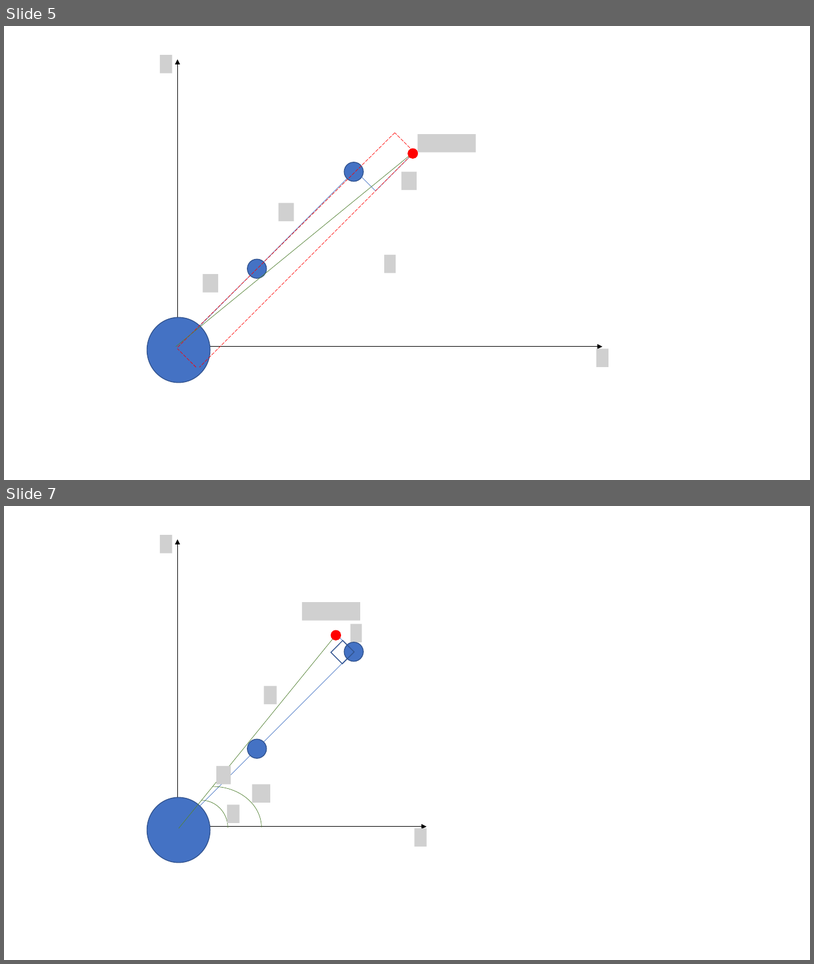
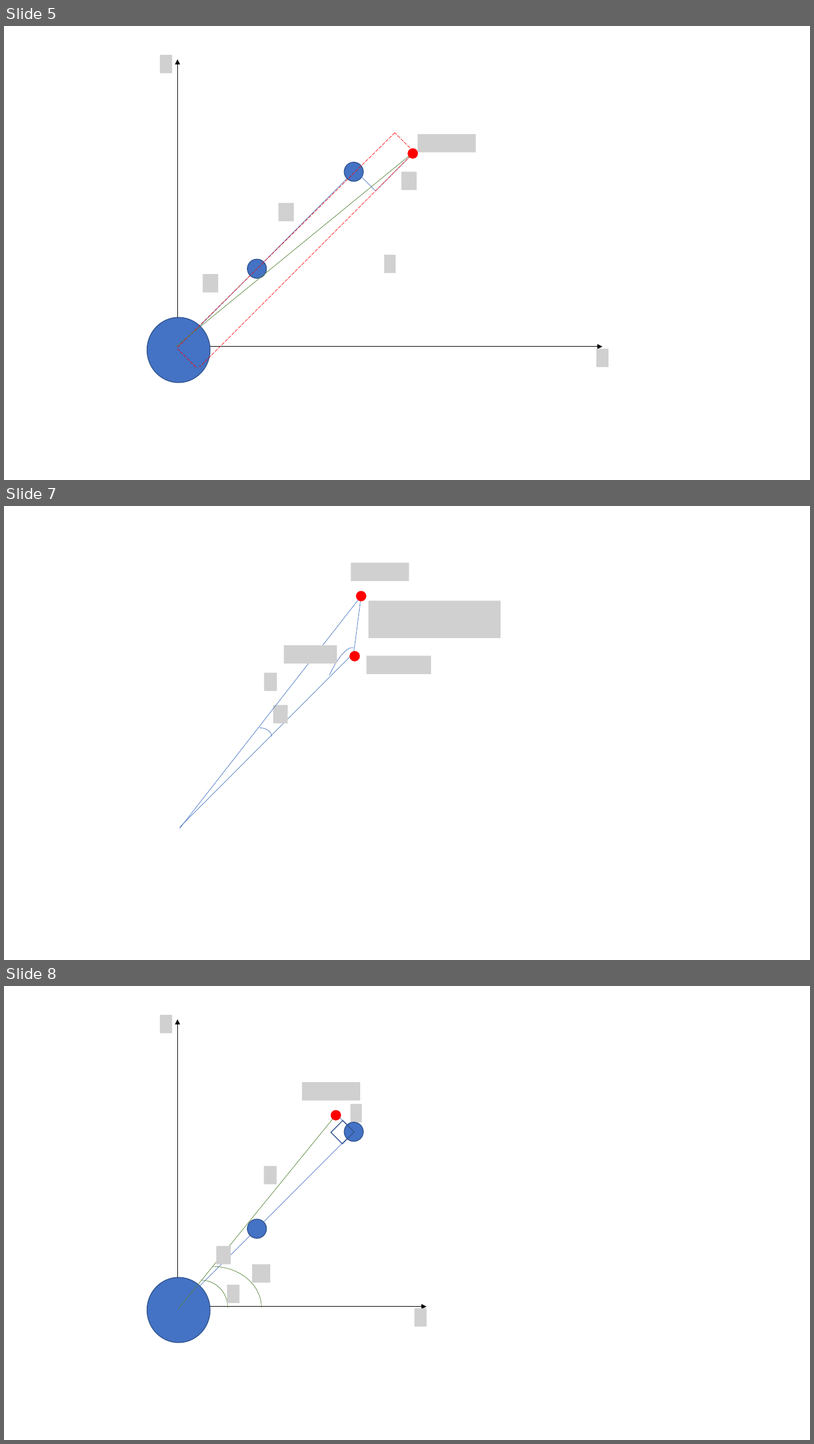
Before and after one commit to fore1806/4R-Manipulator, a slide deck: MATLAB/DIAGRAMA.pptx. Shown one above the other, each under a label of ours: slides 5 and 7 before the commit, slides 5, 7 and 8 after it; the slides between them are not shown. The pictures are 814x964 and 814x1444 pixels, drawn with LibreOffice and Linux fonts; fonts in the diff are those of the drawing; grey boxes stand for pictures. Boxes give left, top, right and bottom in pixels: in the first picture for what was removed or moved away, otherwise in the second. Text is boxed around its words. In the diff, an @@ line names an element or a change of style, - is before the commit and + after.

```diff
--- a/MATLAB/DIAGRAMA.pptx
+++ b/MATLAB/DIAGRAMA.pptx
@@ slide 7 added at box(4, 506, 810, 960), background #FFFFFF @@
@@ picture added at box(351, 563, 410, 581) @@
@@ ellipse added at box(357, 591, 366, 601), fill #FF0000, outline #FF0000 1 pt @@
@@ line added from (362, 596) to (180, 828), #4472C4 0.5 pt @@
@@ line added from (354, 653) to (362, 596), #4472C4 0.5 pt @@
@@ picture added at box(369, 600, 501, 638) @@
@@ picture added at box(284, 645, 338, 663) @@
@@ arc (boxed as its full ellipse) added at box(315, 643, 364, 717), outline #4472C4 0.5 pt @@
@@ line added from (180, 827) to (355, 652), #4472C4 0.5 pt @@
@@ ellipse added at box(350, 651, 360, 661), fill #FF0000, outline #FF0000 1 pt @@
@@ picture added at box(367, 655, 432, 673) @@
@@ picture added at box(264, 672, 277, 691) @@
@@ picture added at box(273, 705, 288, 723) @@
@@ arc (boxed as its full ellipse) added at box(247, 727, 272, 745), outline #4472C4 0.5 pt @@
@@ what was slide 7 is now slide 8 @@
```
Also in this commit, not shown: 1 slide changed, 3 other files.
